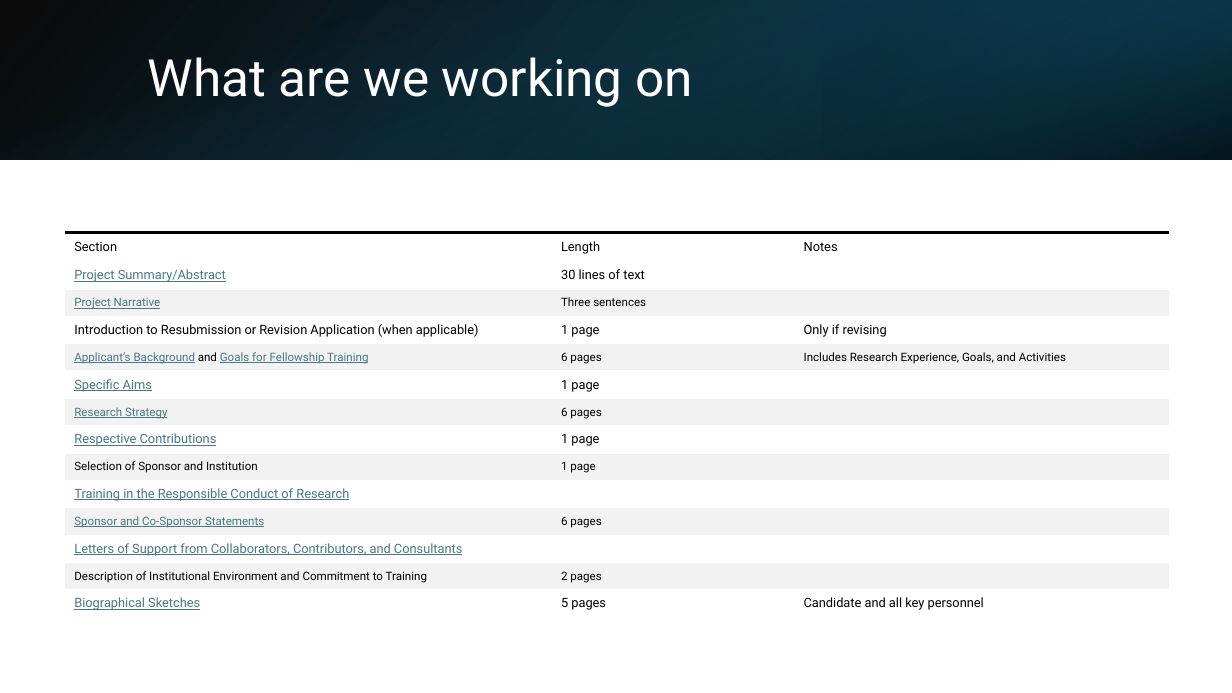
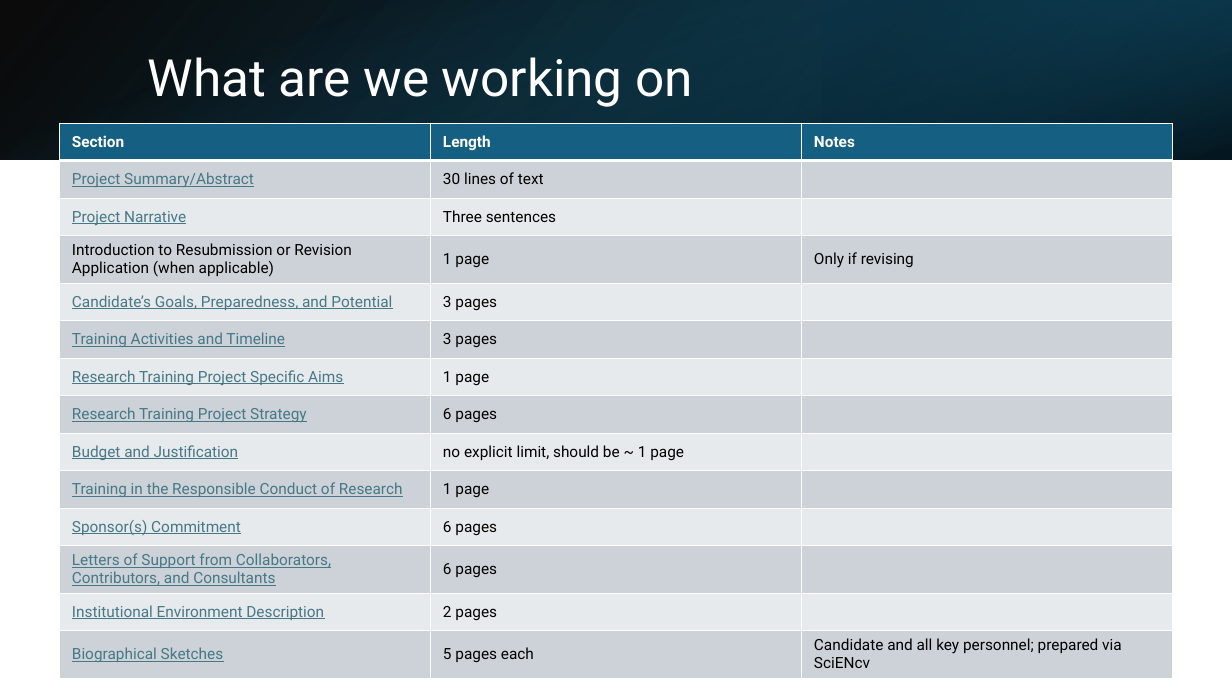
Before and after one commit to BridgesLab/FellowshipWorkshopDocuments, a slide deck: slide 7 of Documents/Slides/Orientation.pptx. Drawn at 1232x693 pixels with LibreOffice and Linux fonts; fonts in the diff are those of the drawing. Boxes give left, top, right and bottom in pixels: in the first picture for what was removed or moved away, otherwise in the second. Text is boxed around its words. In the diff, an @@ line names an element or a change of style, - is before the commit and + after.

```diff
--- a/Documents/Slides/Orientation.pptx
+++ b/Documents/Slides/Orientation.pptx
@@ table at (x1=59, y1=123, x2=1174, y2=681) @@
-row 5: Applicant’s Background and Goals for Fellowship Training | 6 pages | Includes Research Experience, Goals, and Activities
+row 5: Candidate’s Goals, Preparedness, and Potential | 3 pages | 
-row 6, column 1: Specific Aims
+row 6, column 1: Training Activities and Timeline
-row 6, column 2: 1 page
+row 6, column 2: 3 pages
-row 7, column 1: Research Strategy
+row 7, column 1: Research Training Project Specific Aims
-row 7, column 2: 6 pages
+row 7, column 2: 1 page
-row 8, column 1: Respective Contributions
+row 8, column 1: Research Training Project Strategy
-row 8, column 2: 1 page
+row 8, column 2: 6 pages
-row 9, column 1: Selection of Sponsor and Institution
+row 9, column 1: Budget and Justification
-row 9, column 2: 1 page
+row 9, column 2: no explicit limit, should be ~ 1 page
-row 10, column 2: 
+row 10, column 2: 1 page
-row 11, column 1: Sponsor and Co-Sponsor Statements
+row 11, column 1: Sponsor(s) Commitment
-row 12, column 2: 
+row 12, column 2: 6 pages
-row 13, column 1: Description of Institutional Environment and Commitment to Training
+row 13, column 1: Institutional Environment Description
-row 14, column 2: 5 pages
+row 14, column 2: 5 pages each
-row 14, column 3: Candidate and all key personnel
+row 14, column 3: Candidate and all key personnel; prepared via SciENcv
@@ fill none to #156082 in row 1 @@
@@ fill none to #CCD2D8 in 14 cells @@
@@ fill #F2F2F2 to #E8EAED in 18 cells @@
@@ size 10 to 12 pt in "Section", "Length", "Notes", "Project Summary/Abstract" and 7 more places @@
@@ text colour #000000 to #FFFFFF, bold on in "Section", "Length", "Notes" @@
@@ size 9 to 12 pt in "Project Narrative", "Three sentences", "6 pages", "2 pages" @@
@@ borders changed @@
@@ table resized from (x1=65, y1=233, x2=1170, y2=618) to (x1=59, y1=123, x2=1174, y2=681) @@
```
Also in this commit, not shown: 7 other slides changed, 2 slides removed, 2 other files.
